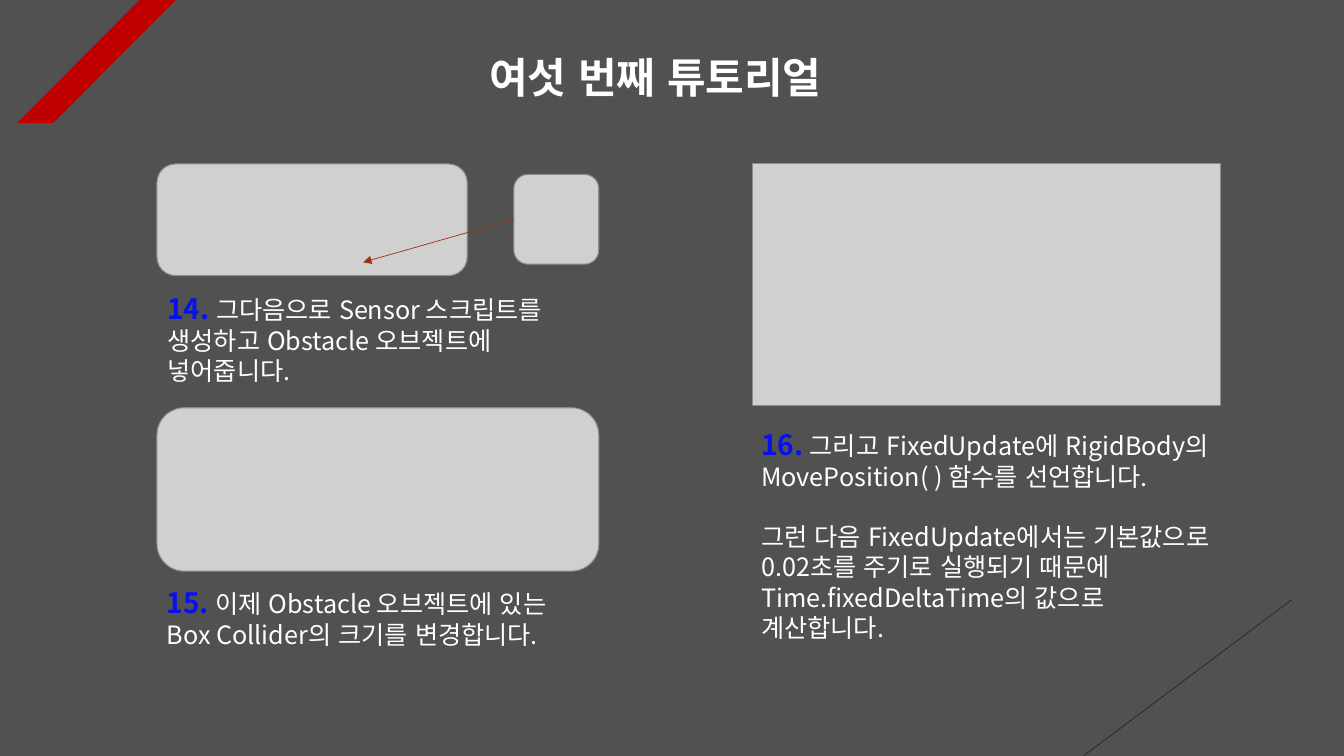
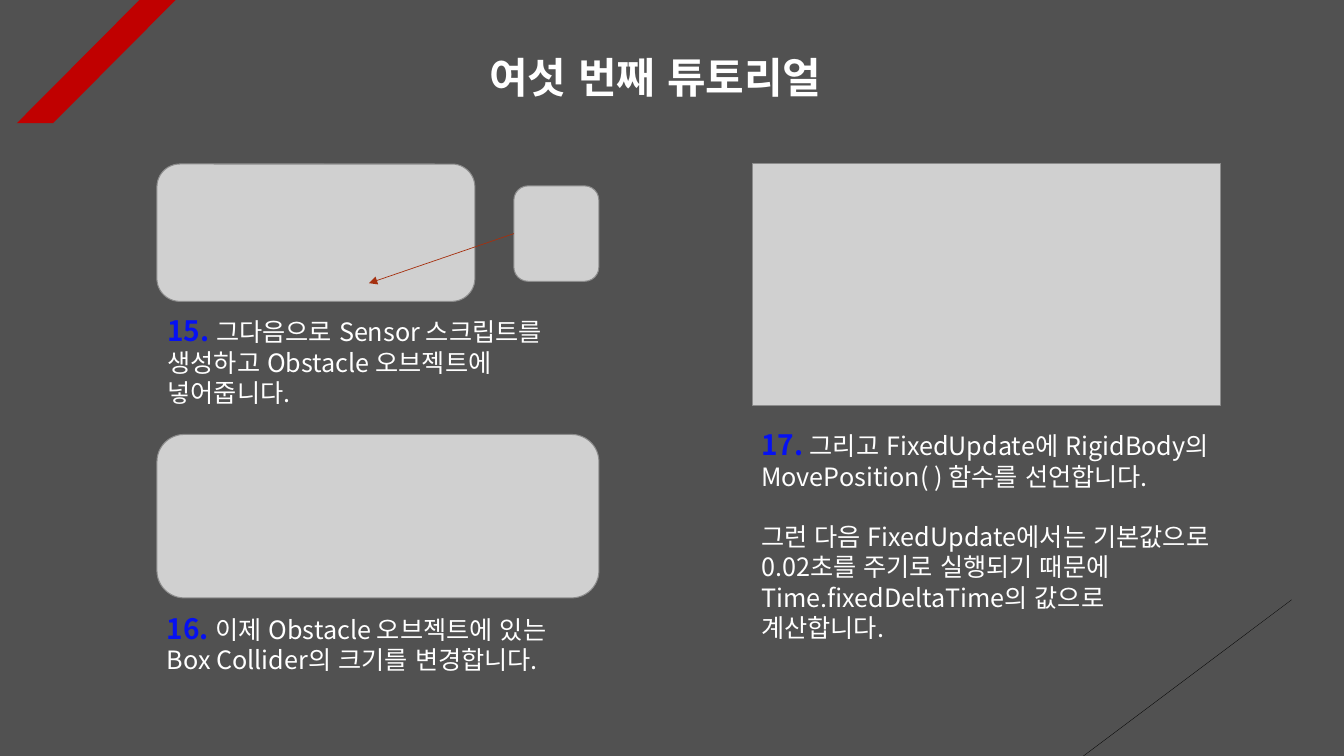
Before and after one commit to Unity2033/3D-UnityEngine, a slide deck: slide 6 of Assets/Class/Collision/PPT Data/Collision Example.pptx. Drawn at 1344x756 pixels with LibreOffice and Linux fonts; fonts in the diff are those of the drawing; grey boxes stand for pictures. Boxes give left, top, right and bottom in pixels: in the first picture for what was removed or moved away, otherwise in the second. Text is boxed around its words. In the diff, an @@ line names an element or a change of style, - is before the commit and + after.

```diff
--- a/Assets/Class/Collision/PPT Data/Collision Example.pptx
+++ b/Assets/Class/Collision/PPT Data/Collision Example.pptx
@@ picture: place and size @@
-picture at [157, 164, 468, 276]
+picture at [157, 164, 475, 301]
@@ picture: place and size @@
-picture at [514, 174, 599, 264]
+picture at [514, 186, 599, 281]
@@ arrow moved from (514, 220) - (363, 262) to (514, 234) - (369, 283) @@
@@ text at [167, 320, 542, 404]: text changed @@
-14. 그다음으로 Sensor 스크립트를 생성하고 Obstacle 오브젝트에 넣어줍니다.
+15. 그다음으로 Sensor 스크립트를 생성하고 Obstacle 오브젝트에 넣어줍니다.
@@ picture: place and size @@
-picture at [157, 408, 599, 572]
+picture at [157, 435, 599, 598]
@@ text at [761, 434, 1208, 491]: text changed @@
-16. 그리고 FixedUpdate에 RigidBody의 MovePosition( ) 함수를 선언합니다.
+17. 그리고 FixedUpdate에 RigidBody의 MovePosition( ) 함수를 선언합니다.
@@ text at [167, 618, 546, 671]: text changed @@
-15. 이제 Obstacle 오브젝트에 있는 Box Collider의 크기를 변경합니다.
+16. 이제 Obstacle 오브젝트에 있는 Box Collider의 크기를 변경합니다.
```
Also in this commit, not shown: 11 other slides changed, 21 other files.
